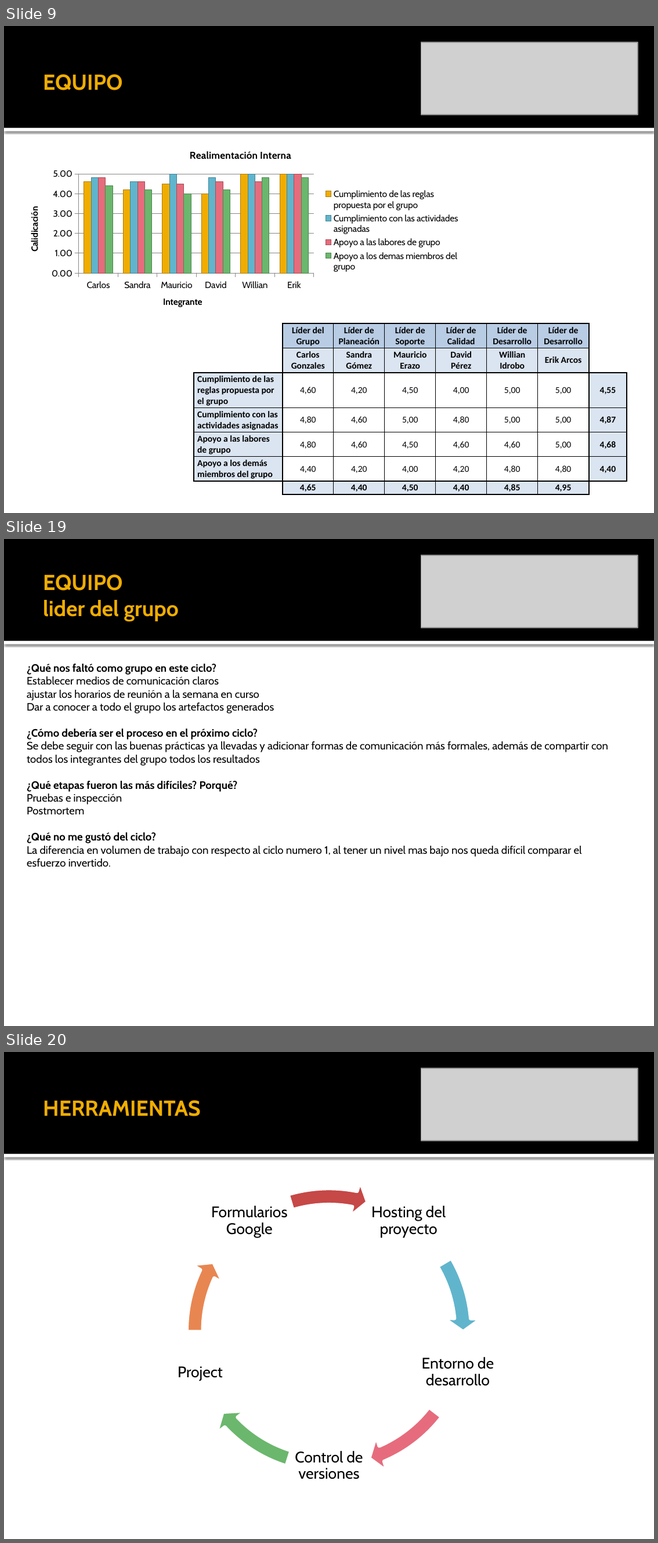
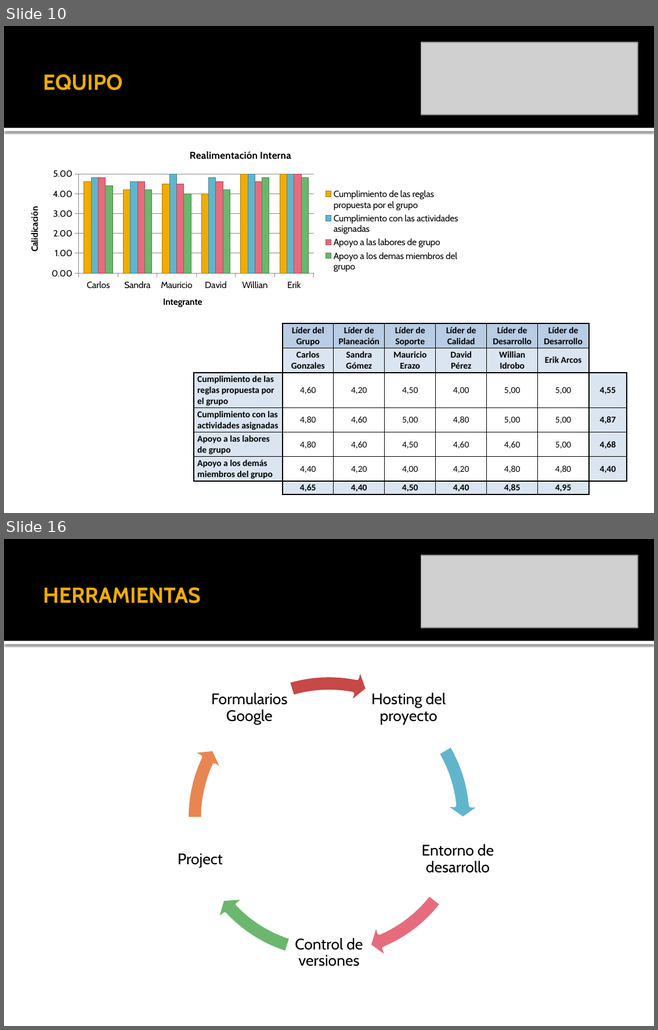
Before and after one commit to leseroth/ingenium-managment, a slide deck: CSOF5101 Ingeniera de Software/TSP/0323PostMortemTSPCiclo2.pptx. Shown one above the other, each under a label of ours: slides 9, 19 and 20 before the commit, slides 10 and 16 after it; the slides between them are not shown. The pictures are 658x1543 and 658x1030 pixels, drawn with LibreOffice and Linux fonts; fonts in the diff are those of the drawing; grey boxes stand for pictures. Boxes give left, top, right and bottom in pixels: in the first picture for what was removed or moved away, otherwise in the second. Text is boxed around its words. In the diff, an @@ line names an element or a change of style, - is before the commit and + after.

Commit message:
Version final del ciclo 2

```diff
--- a/CSOF5101 Ingeniera de Software/TSP/0323PostMortemTSPCiclo2.pptx
+++ b/CSOF5101 Ingeniera de Software/TSP/0323PostMortemTSPCiclo2.pptx
@@ slide 19 removed at bbox=[4, 539, 654, 1026], background #FFFFFF; not listed: 2 template elements that a slide beside it also shows @@
@@ picture removed at bbox=[421, 555, 637, 628] @@
@@ title removed at bbox=[43, 574, 178, 621] @@
-EQUIPO
-lider del grupo
@@ text removed at bbox=[27, 664, 608, 867] @@
-¿Qué nos faltó como grupo en este ciclo?
-Establecer medios de comunicación claros
-ajustar los horarios de reunión a la semana en curso
-Dar a conocer a todo el grupo los artefactos generados
-¿Cómo debería ser el proceso en el próximo ciclo?
-Se debe seguir con las buenas prácticas ya llevadas y adicionar formas de comunicación más formales, además de compartir con todos los integrantes del grupo todos los resultados
-¿Qué etapas fueron las más difíciles? Porqué?
-Pruebas e inspección
-Postmortem
-¿Qué no me gustó del ciclo?
-La diferencia en volumen de trabajo con respecto al ciclo numero 1, al tener un nivel mas bajo nos queda difícil comparar el esfuerzo invertido.
@@ what was slide 9 is now slide 10 @@
@@ what was slide 20 is now slide 16 @@
```
Also in this commit, not shown: 9 slides changed, 1 slide added, 4 other slides removed, 1 other file.
